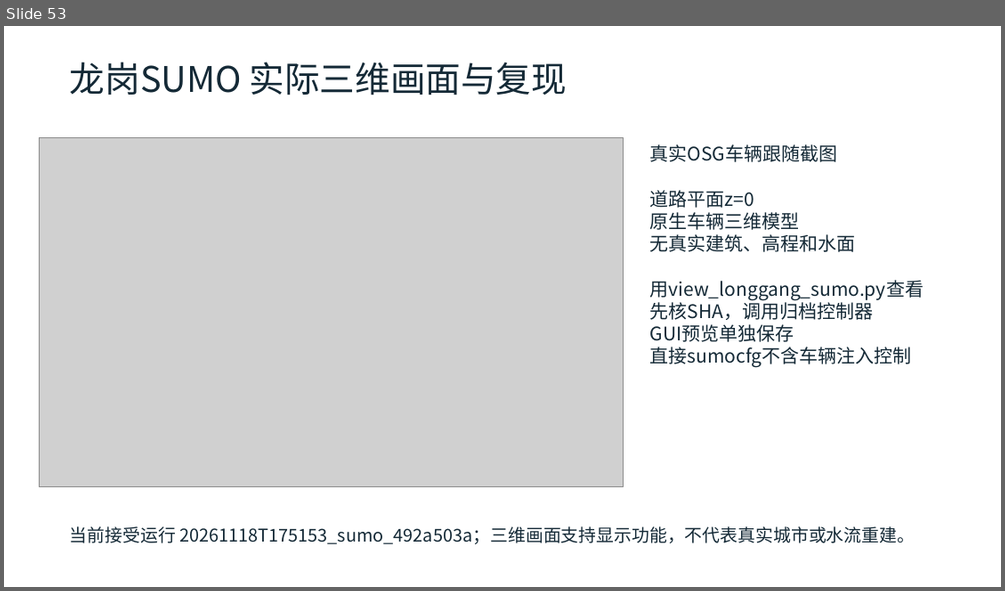
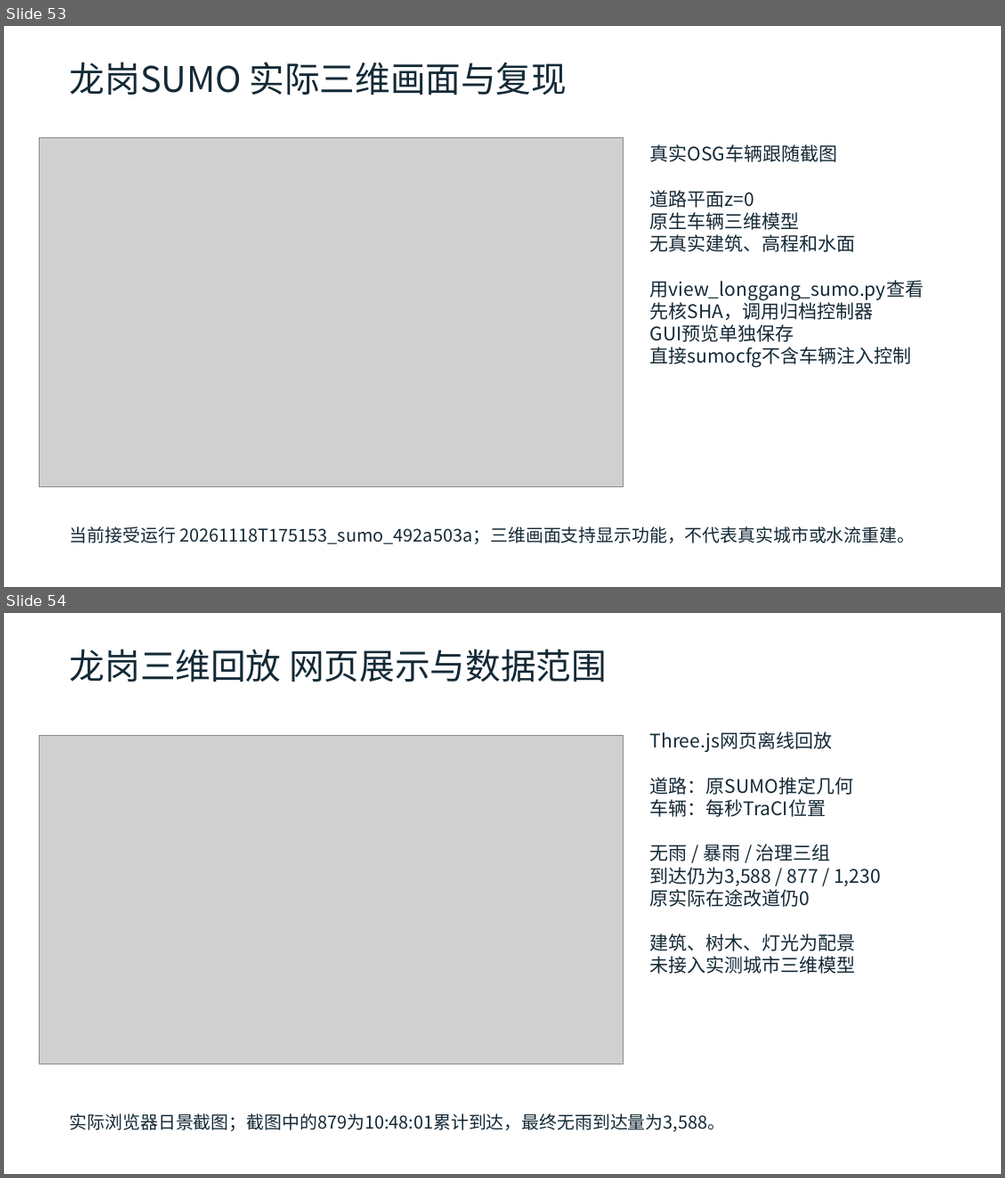
Before and after one commit to zhzhzh666/jiaotong, a slide deck: docs/deliverables/开题与阶段进展汇报.pptx. Shown one above the other, each under a label of ours: slide 53 before the commit, slides 53 and 54 after it. The pictures are 1005x591 and 1005x1178 pixels, drawn with LibreOffice and Linux fonts; fonts in the diff are those of the drawing; grey boxes stand for pictures. Boxes give left, top, right and bottom in pixels: in the first picture for what was removed or moved away, otherwise in the second. Text is boxed around its words. In the diff, an @@ line names an element or a change of style, - is before the commit and + after.

```diff
--- a/docs/deliverables/开题与阶段进展汇报.pptx
+++ b/docs/deliverables/开题与阶段进展汇报.pptx
@@ slide 54 added at <box>4,613,1001,1174</box>, background #FFFFFF @@
@@ text added at <box>70,649,607,682</box>, 34 pt, text #142936 @@
+龙岗三维回放 网页展示与数据范围
@@ picture added at <box>39,735,623,1063</box> @@
@@ text added at <box>650,731,880,973</box>, 18 pt, text #142936 @@
+Three.js网页离线回放
+道路：原SUMO推定几何
+车辆：每秒TraCI位置
+无雨 / 暴雨 / 治理三组
+到达仍为3,588 / 877 / 1,230
+原实际在途改道仍0
+建筑、树木、灯光为配景
+未接入实测城市三维模型
@@ text added at <box>70,1113,726,1132</box>, 17 pt, text #142936 @@
+实际浏览器日景截图；截图中的879为10:48:01累计到达，最终无雨到达量为3,588。
```
Also in this commit, not shown: 8 slides changed, 2 other slides added, 17 other files.
